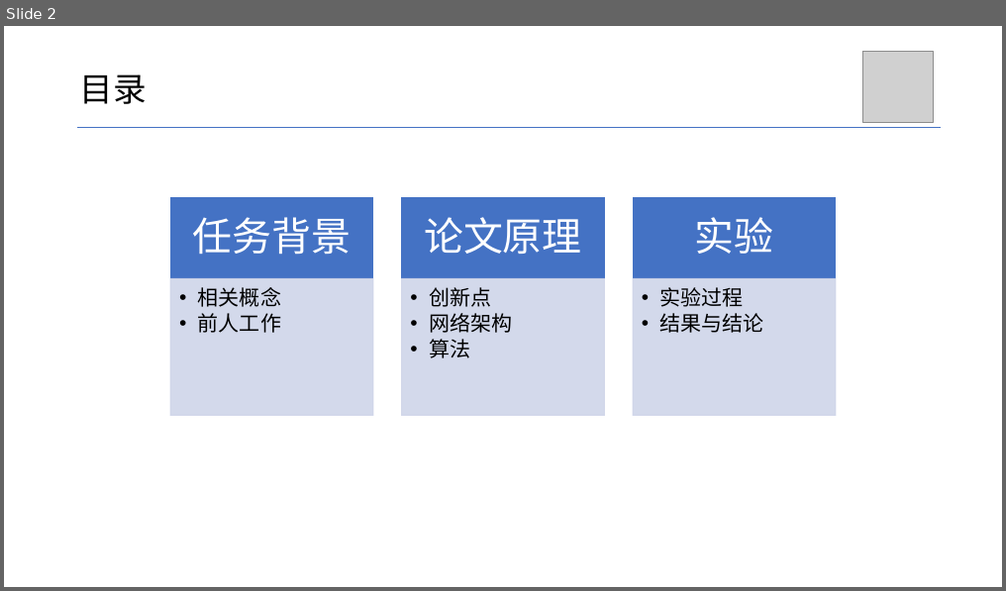
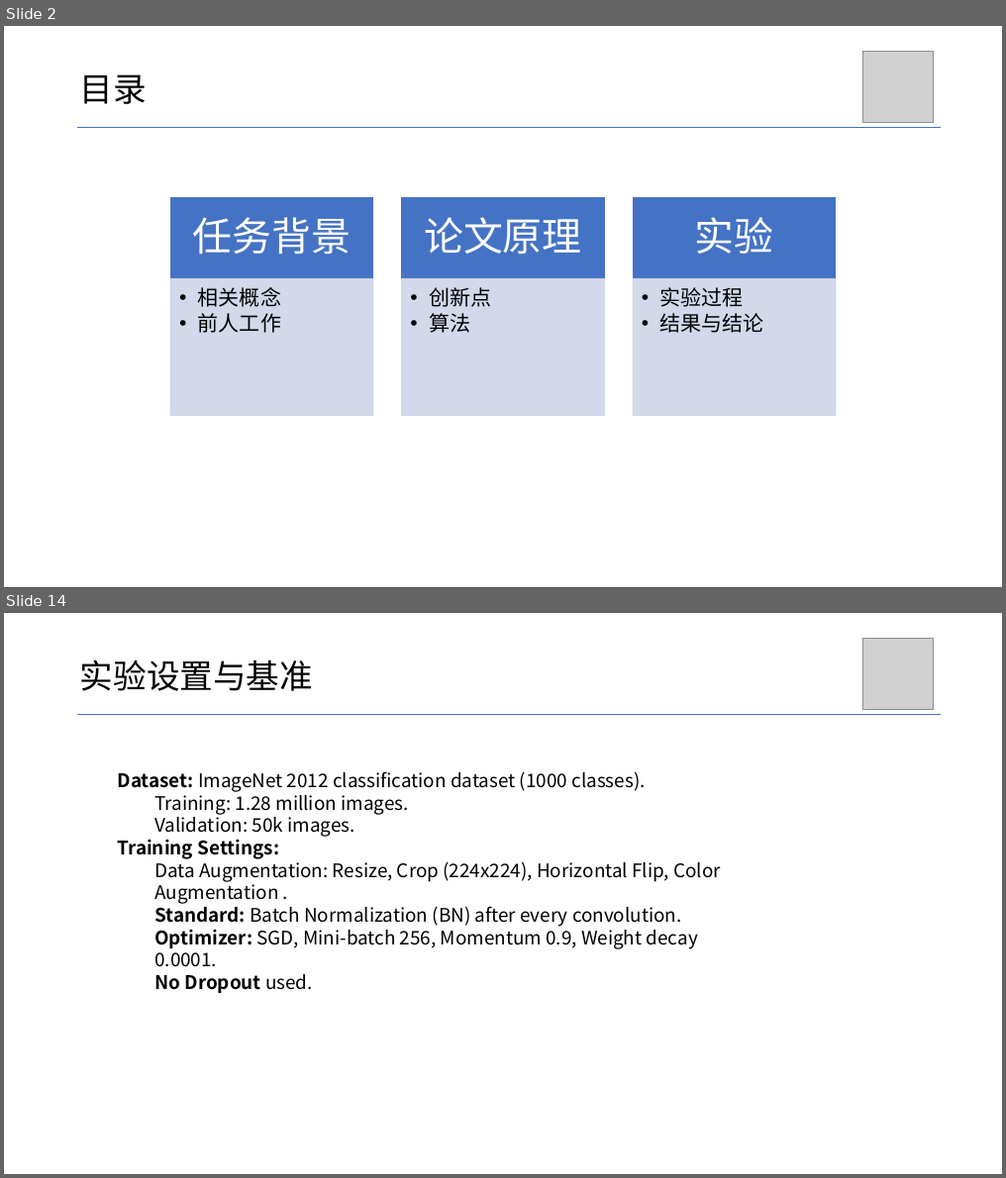
Before and after one commit to Grimm114514/cv-homework, a slide deck: 文献阅读/张宗桪-.pptx. Shown one above the other, each under a label of ours: slide 2 before the commit, slides 2 and 14 after it; the slides between them are not shown. The pictures are 1006x591 and 1006x1178 pixels, drawn with LibreOffice and Linux fonts; fonts in the diff are those of the drawing; grey boxes stand for pictures. Boxes give left, top, right and bottom in pixels: in the first picture for what was removed or moved away, otherwise in the second. Text is boxed around its words. In the diff, an @@ line names an element or a change of style, - is before the commit and + after.

```diff
--- a/文献阅读/张宗桪-.pptx
+++ b/文献阅读/张宗桪-.pptx
@@ slide 14 added at (4, 613, 1002, 1174), background #FFFFFF @@
@@ picture added at (862, 639, 934, 710) @@
@@ title added at (80, 660, 313, 691), 32 pt, text #000000 @@
+实验设置与基准
@@ line added from (77, 714) to (941, 714), #4472C4 0.5 pt @@
@@ text added at (118, 771, 721, 993), 18 pt, text #000000 @@
+  Dataset: ImageNet 2012 classification dataset (1000 classes).
+    Training: 1.28 million images.
+    Validation: 50k images.
+  Training Settings:
+    Data Augmentation: Resize, Crop (224x224), Horizontal Flip, Color Augmentation .
+    Standard: Batch Normalization (BN) after every convolution.
+    Optimizer: SGD, Mini-batch 256, Momentum 0.9, Weight decay 0.0001.
+    No Dropout used.
@@ slide 2 changed as well @@
@@ text at (429, 313, 512, 333): paragraph removed @@
-  • 网络架构
```
Also in this commit, not shown: 1 other slide changed, 14 other slides added, 1 slide removed, 17 other files.
